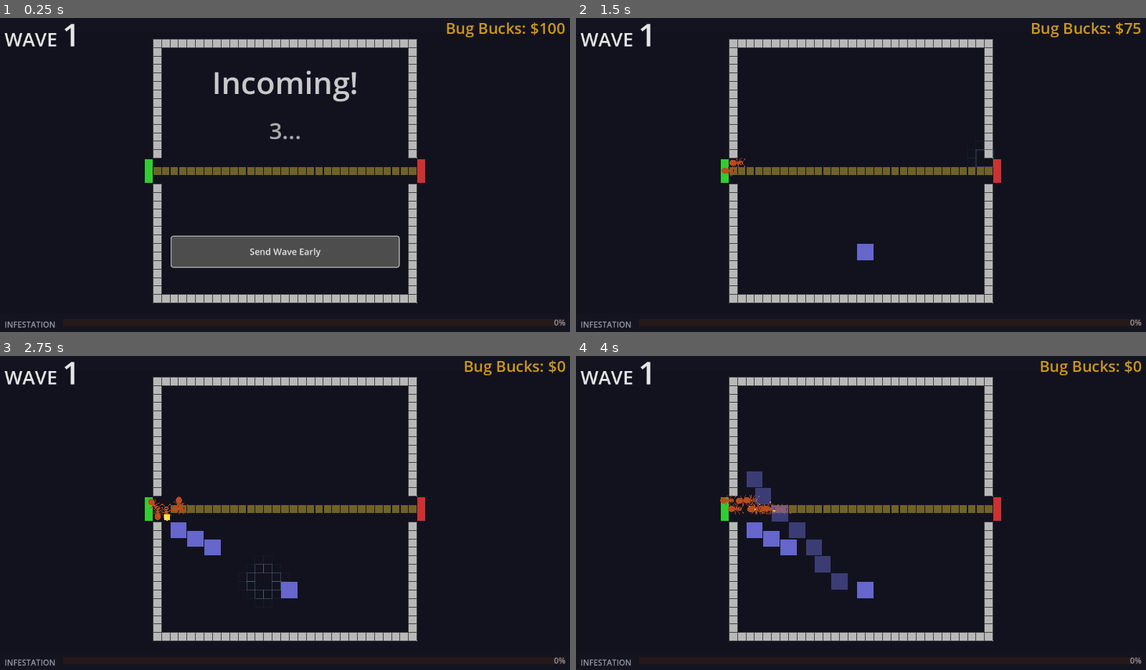
Above: before the commit, frames 1-4 (two rows, left to right).
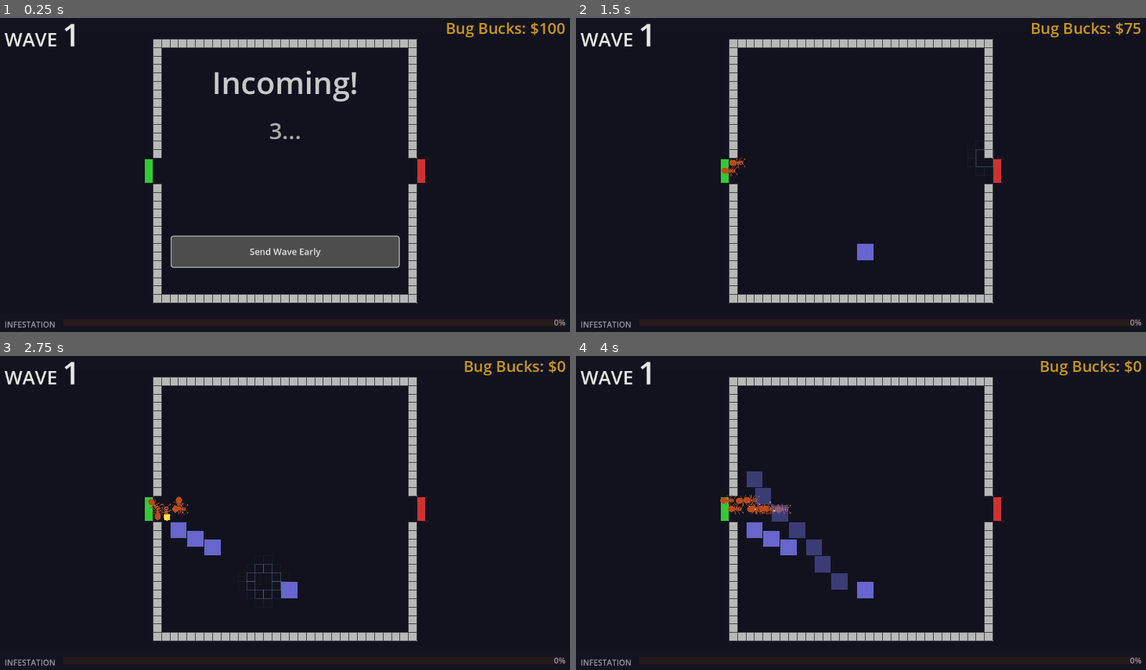
Above: after the commit, the same moments.

Repository: TimGoergen/critter-quitters
Game: Godot game, scene res://Main.tscn
Same seed, same stepped clock (60 frames per second), same inputs: the game is played once before the commit and once after it.
Inputs (mouse positions are in pixels of both pictures, inside the frame that each line leads up to):
- Up to frame 1 (0.25 s): no input
- Up to frame 2 (1.5 s): click "Send Wave Early" at 0.5 s; tap Enter at 1.25 s; move the mouse to (986, 156) at 1.27 s; click (986, 156) at 1.42 s
- Up to frame 3 (2.75 s): drag from (171, 525) to (256, 572) at 2.02 s
- Up to frame 4 (4 s): move the mouse to (918, 437) at 2.77 s; click (918, 437) at 2.92 s; drag from (832, 572) to (690, 459) at 3.52 s

The runs differ from the first frame. In frame 1, 1.0% of the frame differs, in the area x 26-74%, y 47-50%; in frame 2, 1.0%; in frame 3, 0.9%; in frame 4, 0.8%.

Commit message:
Add SHOW_PATH_LINE feature flag to Arena; default off
The yellow path visualisation is a debug aid that clutters the arena
during normal play. Flip the const in Arena.gd to re-enable it.

Co-Authored-By: Claude Sonnet 4.6 <noreply@anthropic.com>

Diff:
--- a/game/arena/Arena.gd
+++ b/game/arena/Arena.gd
@@ -37,6 +37,10 @@
 # ---------------------------------------------------------------------------
 # Constants
 # ---------------------------------------------------------------------------
+
+# Set to true to render the yellow path line during play. Off by default —
+# the path visualisation is a debug aid; it clutters the arena during normal play.
+const SHOW_PATH_LINE: bool = false
 
 # HUD strip heights in screen pixels — keep in sync with PANEL_H and
 # (BAR_H + MARGIN * 2) in HUD.gd so the camera size calculation stays accurate.
@@ -448,7 +452,13 @@
 ## Redraws the yellow path markers starting from the active enemy's current
 ## target cell, so the line only appears ahead of the enemy.
 ## Falls back to the full display path when no enemies are active.
+## Does nothing when SHOW_PATH_LINE is false — all markers stay hidden.
 func _redraw_path_display() -> void:
+	if not SHOW_PATH_LINE:
+		for marker in _path_marker_pool:
+			marker.visible = false
+		return
+
 	var start_idx := 0
 	if not _active_enemies.is_empty():
 		var target: Vector2i = _active_enemies[0].get_target_cell()
